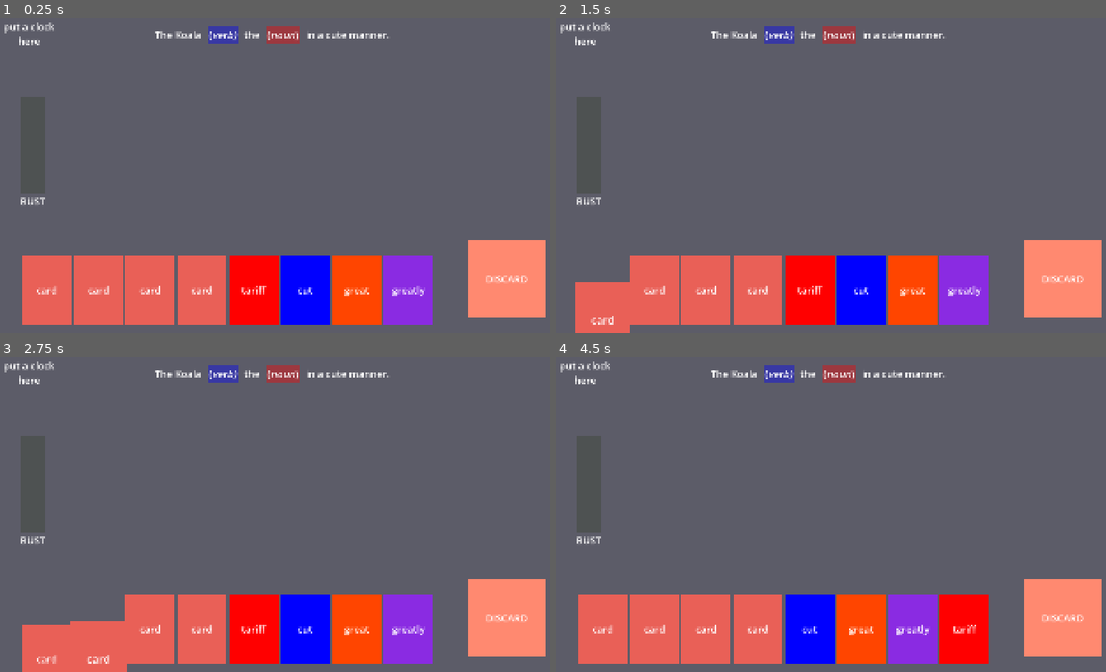
Above: before the commit, frames 1-4 (two rows, left to right).
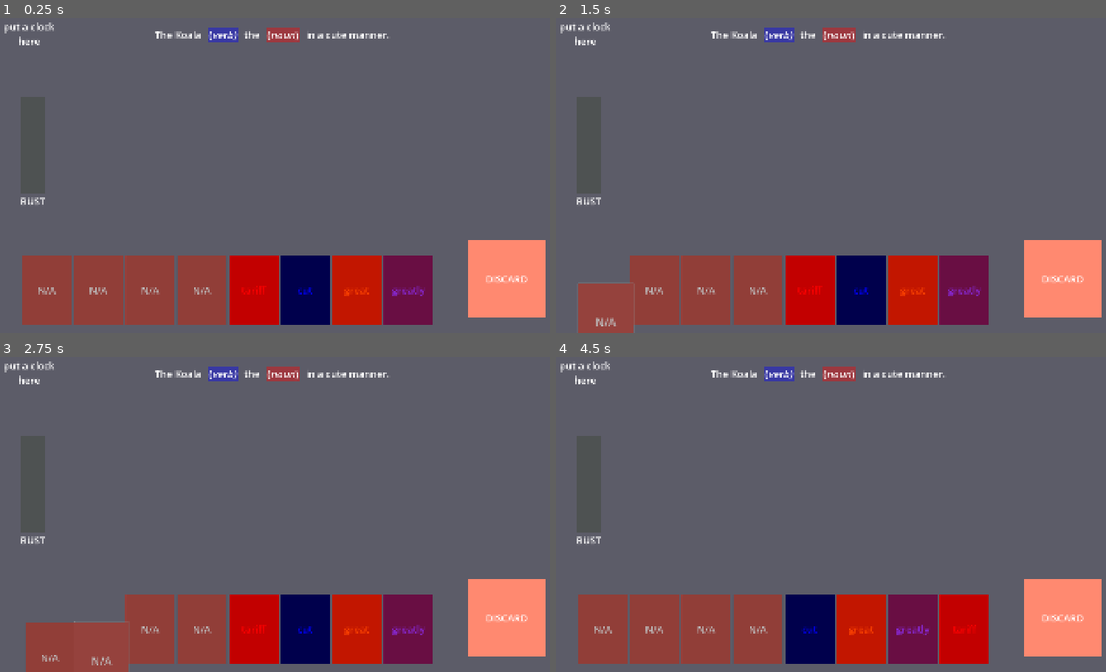
Above: after the commit, the same moments.

Repository: my-koala/PhilBuster
Game: Godot game, scene res://assets/main.tscn
Two runs of this game, one before a commit and one after it. Both use one fixed random seed, a clock stepped at 60 frames per second and the inputs below.
Inputs (mouse positions are in pixels of both pictures, inside the frame that each line leads up to):
- Up to frame 1 (0.25 s): no input
- Up to frame 2 (1.5 s): click (776, 33) at 0.52 s; click (600, 288) at 1.25 s, where only the run after the commit has a clickable "N/A"
- Up to frame 3 (2.75 s): click (99, 627) at 2 s, where only the run after the commit has a clickable "N/A"
- Up to frame 4 (4.5 s): click (704, 627) at 2.75 s, where only the run after the commit has a clickable "N/A"; click (759, 627) at 3.5 s, where only the run after the commit has a clickable "N/A"; click (809, 627) at 4.25 s, where only the run after the commit has a clickable "tariff"

The runs differ from the first frame. In frame 1, 16% of the frame differs, in the area x 4-79%, y 2-98%; in frame 2, 16%; in frame 3, 15%; in frame 4, 16%.

Commit message:
Added basic dragging

Diff:
--- a/assets/card/card_instance.tscn
+++ b/assets/card/card_instance.tscn
@@ -1,38 +1,33 @@
-[gd_scene load_steps=3 format=3 uid="uid://d4n0r7gnn28om"]
+[gd_scene load_steps=2 format=3 uid="uid://d4n0r7gnn28om"]
 
 [ext_resource type="Script" uid="uid://lur78koemyo2" path="res://scripts/card/card_instance.gd" id="1_40wyd"]
-[ext_resource type="Script" uid="uid://cebqx0s1w7d4x" path="res://scripts/drag/drag_grabber.gd" id="1_ud434"]
 
-[node name="card_instance" type="Control"]
+[node name="card_instance" type="Button"]
 physics_interpolation_mode = 1
+self_modulate = Color(1, 1, 1, 0.309804)
 custom_minimum_size = Vector2(160, 224)
-layout_mode = 3
-anchors_preset = 0
 offset_left = -80.0
 offset_top = -112.0
 offset_right = 80.0
 offset_bottom = 112.0
-pivot_offset = Vector2(80, 112)
+pivot_offset = Vector2(80, 24)
+action_mode = 0
+keep_pressed_outside = true
 script = ExtResource("1_40wyd")
 
 [node name="color_rect" type="ColorRect" parent="."]
 unique_name_in_owner = true
-custom_minimum_size = Vector2(160, 224)
+show_behind_parent = true
 layout_mode = 1
-anchors_preset = 8
-anchor_left = 0.5
-anchor_top = 0.5
-anchor_right = 0.5
-anchor_bottom = 0.5
-offset_left = -80.0
-offset_top = -112.0
-offset_right = 80.0
-offset_bottom = 112.0
+anchors_preset = 15
+anchor_right = 1.0
+anchor_bottom = 1.0
 grow_horizontal = 2
 grow_vertical = 2
+mouse_filter = 2
 color = Color(0.911851, 0.375096, 0.342316, 1)
 
-[node name="label" type="Label" parent="color_rect"]
+[node name="label" type="Label" parent="."]
 unique_name_in_owner = true
 layout_mode = 2
 offset_left = 46.0
@@ -44,15 +39,3 @@
 text = "card"
 horizontal_alignment = 1
 vertical_alignment = 1
-
-[node name="drag_grabber" type="Control" parent="."]
-unique_name_in_owner = true
-layout_mode = 1
-anchors_preset = 15
-anchor_right = 1.0
-anchor_bottom = 1.0
-grow_horizontal = 2
-grow_vertical = 2
-pivot_offset = Vector2(80, 16)
-script = ExtResource("1_ud434")
-metadata/_custom_type_script = "uid://cebqx0s1w7d4x"
--- a/assets/drag/drag_dropper.tscn
+++ b/assets/drag/drag_dropper.tscn
@@ -10,7 +10,6 @@
 grow_horizontal = 2
 grow_vertical = 2
 script = ExtResource("1_fdoqd")
-enabled = null
 
 [node name="color_rect_dim" type="ColorRect" parent="."]
 visible = false
--- a/assets/main.tscn
+++ b/assets/main.tscn
@@ -1,18 +1,19 @@
-[gd_scene load_steps=7 format=3 uid="uid://cdyp8mpw52ws3"]
+[gd_scene load_steps=8 format=3 uid="uid://cdyp8mpw52ws3"]
 
 [ext_resource type="Script" uid="uid://crsfhee7ojlr5" path="res://scripts/session.gd" id="1_836ik"]
 [ext_resource type="PackedScene" uid="uid://cd4a04syaq7r7" path="res://assets/sentence_container/sentence_container.tscn" id="1_db5cl"]
-[ext_resource type="Script" uid="uid://bjvyiulweseaw" path="res://scripts/card/card_library.gd" id="1_ujfqy"]
+[ext_resource type="Script" path="res://scripts/card/card_library.gd" id="1_ujfqy"]
 [ext_resource type="PackedScene" uid="uid://d4n0r7gnn28om" path="res://assets/card/card_instance.tscn" id="2_06ig3"]
 [ext_resource type="Script" uid="uid://l3hpmq8srq2a" path="res://scripts/hand_container/hand_container.gd" id="3_j2eim"]
 [ext_resource type="PackedScene" uid="uid://bjh0uxpfofbd1" path="res://assets/bust_meter/bust_meter.tscn" id="5_j2eim"]
+[ext_resource type="PackedScene" uid="uid://dskiemvv8csjm" path="res://scripts/highlight/highlight.tscn" id="6_ujfqy"]
 
 [node name="main" type="Node"]
 
 [node name="card_library" type="Node" parent="."]
 script = ExtResource("1_ujfqy")
 base_card_path = "res://assets/card"
-metadata/_custom_type_script = ExtResource("1_ujfqy")
+metadata/_custom_type_script = "uid://bjvyiulweseaw"
 
 [node name="session" type="Control" parent="."]
 layout_mode = 3
@@ -109,6 +110,14 @@
 horizontal_alignment = 1
 vertical_alignment = 1
 
+[node name="highlight" parent="session/discard" instance=ExtResource("6_ujfqy")]
+layout_mode = 0
+anchors_preset = 0
+anchor_right = 0.0
+anchor_bottom = 0.0
+grow_horizontal = 1
+grow_vertical = 1
+
 [node name="drag_overlay" type="ColorRect" parent="session"]
 unique_name_in_owner = true
 layout_mode = 1
--- a/assets/sentence_container/sentence_container_field.tscn
+++ b/assets/sentence_container/sentence_container_field.tscn
@@ -1,6 +1,9 @@
-[gd_scene load_steps=3 format=3 uid="uid://bxoep4mh56aj8"]
+[gd_scene load_steps=5 format=3 uid="uid://bxoep4mh56aj8"]
 
 [ext_resource type="Script" uid="uid://biqs5na3rw42k" path="res://scripts/sentence_container/sentence_container_field.gd" id="1_y5l5o"]
+[ext_resource type="PackedScene" uid="uid://dskiemvv8csjm" path="res://scripts/highlight/highlight.tscn" id="2_tjf6p"]
+
+[sub_resource type="StyleBoxEmpty" id="StyleBoxEmpty_tjf6p"]
 
 [sub_resource type="StyleBoxFlat" id="StyleBoxFlat_tjf6p"]
 content_margin_left = 4.0
@@ -9,23 +12,27 @@
 content_margin_bottom = 4.0
 bg_color = Color(0.899258, 0.899258, 0.899258, 1)
 
-[node name="sentence_container_field" type="CenterContainer"]
-offset_right = 40.0
-offset_bottom = 40.0
+[node name="sentence_container_field" type="PanelContainer"]
+offset_right = 132.0
+offset_bottom = 48.0
+theme_override_styles/panel = SubResource("StyleBoxEmpty_tjf6p")
 script = ExtResource("1_y5l5o")
 
 [node name="h_box_container" type="HBoxContainer" parent="."]
 layout_mode = 2
+mouse_filter = 2
 
 [node name="padding_left" type="Control" parent="h_box_container"]
 custom_minimum_size = Vector2(8, 0)
 layout_mode = 2
+mouse_filter = 2
 
 [node name="rich_text_label" type="RichTextLabel" parent="h_box_container"]
 unique_name_in_owner = true
 clip_contents = false
 custom_minimum_size = Vector2(32, 48)
 layout_mode = 2
+mouse_filter = 2
 mouse_default_cursor_shape = 2
 bbcode_enabled = true
 text = "([i]noun[/i])"
@@ -44,41 +51,40 @@
 anchor_right = 1.0
 anchor_bottom = 1.0
 offset_left = -4.0
-offset_top = -4.0
 offset_right = 4.0
-offset_bottom = 4.0
 grow_horizontal = 2
 grow_vertical = 2
+mouse_filter = 2
 color = Color(1, 0, 0, 1)
 
-[node name="pickable" type="Control" parent="h_box_container/rich_text_label"]
-unique_name_in_owner = true
-layout_mode = 1
-anchors_preset = 15
-anchor_right = 1.0
-anchor_bottom = 1.0
-grow_horizontal = 2
-grow_vertical = 2
-
-[node name="padding_right" type="Control" parent="h_box_container"]
-custom_minimum_size = Vector2(8, 0)
-layout_mode = 2
-
-[node name="control" type="Control" parent="."]
-visible = false
-layout_mode = 2
-
-[node name="preview" type="PanelContainer" parent="control"]
+[node name="preview" type="PanelContainer" parent="h_box_container/rich_text_label"]
 unique_name_in_owner = true
 layout_mode = 1
 anchors_preset = 5
 anchor_left = 0.5
 anchor_right = 0.5
 offset_left = -84.0
-offset_top = 40.0
+offset_top = 64.0
 offset_right = 84.0
-offset_bottom = 272.0
+offset_bottom = 296.0
 grow_horizontal = 2
 scale = Vector2(0.75, 0.75)
 pivot_offset = Vector2(84, 0)
+mouse_filter = 2
 theme_override_styles/panel = SubResource("StyleBoxFlat_tjf6p")
+
+[node name="padding_right" type="Control" parent="h_box_container"]
+custom_minimum_size = Vector2(8, 0)
+layout_mode = 2
+mouse_filter = 2
+
+[node name="highlight" parent="." instance=ExtResource("2_tjf6p")]
+unique_name_in_owner = true
+layout_mode = 2
+
+[node name="button" type="Button" parent="."]
+unique_name_in_owner = true
+layout_mode = 2
+mouse_default_cursor_shape = 2
+action_mode = 0
+flat = true
--- a/scripts/card/card_instance.gd
+++ b/scripts/card/card_instance.gd
@@ -1,6 +1,9 @@
 @tool
-extends Control
+extends Button
 class_name CardInstance
+
+signal drag_started()
+signal drag_stopped()
 
 # TODO: Texture swap based on card type.
 # TODO: Animations on select, mouse hover, deselect.
@@ -17,13 +20,15 @@
 var _label: Label = %label as Label
 @onready
 var _color_rect: ColorRect = %color_rect as ColorRect
-@onready
-var _drag_grabber: DragGrabber = %drag_grabber as DragGrabber
 
-var _dirty: bool = false
+var _dirty: bool = true
 
-func get_drag_grabber() -> DragGrabber:
-	return _drag_grabber
+var _drag: bool = false
+
+func start_drag() -> void:
+	if !_drag:
+		_drag = true
+		drag_started.emit()
 
 func _ready() -> void:
 	if Engine.is_editor_hint():
@@ -35,32 +40,52 @@
 		_label.text = card_info.word
 
 		if card_info is CardInfoBasicNoun:
-			_color_rect.color = Color.RED
+			modulate = Color.RED
 		elif card_info is CardInfoBasicVerb:
-			_color_rect.color = Color.BLUE
+			modulate = Color.BLUE
 		elif card_info is CardInfoModifierAdjective:
-			_color_rect.color = Color.ORANGE_RED
+			modulate = Color.ORANGE_RED
 		elif card_info is CardInfoModifierAdverb:
-			_color_rect.color = Color.BLUE_VIOLET
+			modulate = Color.BLUE_VIOLET
 	else:
 		_label.text = "N/A"
-		_color_rect.color = Color.GRAY
+		modulate = Color.GRAY
 
 func _physics_process(delta: float) -> void:
 	if Engine.is_editor_hint():
 		return
 
-	if _drag_grabber.is_grabbed():
-		global_position = _drag_grabber.get_grab_position()
+	var mouse_pressed: bool = Input.is_mouse_button_pressed(MOUSE_BUTTON_LEFT)
+
+	if disabled || !mouse_pressed:
+		if _drag:
+			_drag = false
+			drag_stopped.emit()
+	elif button_pressed:
+		if !_drag:
+			_drag = true
+			drag_started.emit()
+
+	if disabled:
+		mouse_default_cursor_shape = Control.CURSOR_ARROW
+	else:
+		mouse_default_cursor_shape = Control.CURSOR_POINTING_HAND
+
+	if is_hovered():
+		pass
 	else:
 		pass
 
-	if _drag_grabber.is_grabbed() || _drag_grabber.is_hovered():
+	if _drag || is_hovered():
 		scale = Vector2(1.125, 1.125)
 		z_index = 1
 	else:
 		scale = Vector2(1.0, 1.0)
 		z_index = 0
+
+	if _drag:
+		global_position = get_global_mouse_position() - pivot_offset
+
 
 func _process(delta: float) -> void:
 	if Engine.is_editor_hint():
@@ -69,8 +94,3 @@
 	if _dirty:
 		_update_display()
 		_dirty = false
-
-	if _drag_grabber.is_grabbed():
-		pass
-	else:
-		pass
--- a/scripts/drag/drag_dropper.gd
+++ b/scripts/drag/drag_dropper.gd
@@ -22,10 +22,22 @@
 var _hover: bool = false
 var _press: bool = false
 
+func highlight() -> void:
+	pass
+
+func unhighlight() -> void:
+	pass
+
+func dim() -> void:
+	pass
+
+func undim() -> void:
+	pass
+
 func _ready() -> void:
 	if Engine.is_editor_hint():
 		return
-	Button
+
 	mouse_entered.connect(func() -> void: _input_mouse_hovered = true)
 	mouse_exited.connect(func() -> void: _input_mouse_hovered = false)
 
--- /dev/null
+++ b/scripts/highlight/highlight.gd
@@ -0,0 +1,15 @@
+@tool
+extends ColorRect
+class_name Highlight
+
+# TODO:
+# marching ants shader
+
+@export
+var enabled: bool = false
+
+func _process(delta: float) -> void:
+	if enabled:
+		color = Color(1.0, 1.0, 1.0, 0.1)
+	else:
+		color = Color(0.0, 0.0, 0.0, 0.0)
--- /dev/null
+++ b/scripts/highlight/highlight.tscn
@@ -0,0 +1,13 @@
+[gd_scene load_steps=2 format=3 uid="uid://dskiemvv8csjm"]
+
+[ext_resource type="Script" uid="uid://dm80ct2lvft18" path="res://scripts/highlight/highlight.gd" id="1_i0c5v"]
+
+[node name="highlight" type="ColorRect"]
+anchors_preset = 15
+anchor_right = 1.0
+anchor_bottom = 1.0
+grow_horizontal = 2
+grow_vertical = 2
+mouse_filter = 2
+color = Color(0, 0, 0, 0)
+script = ExtResource("1_i0c5v")
--- a/scripts/sentence_container/sentence_container.gd
+++ b/scripts/sentence_container/sentence_container.gd
@@ -3,6 +3,8 @@
 class_name SentenceContainer
 
 const FIELD_SCENE: PackedScene = preload("res://assets/sentence_container/sentence_container_field.tscn")
+
+signal field_press_started(field: SentenceContainerField)
 
 @onready
 var _flow_container: FlowContainer = %flow_container as FlowContainer
@@ -52,6 +54,9 @@
 			if word_type == "n":
 				var field_instance: SentenceContainerField = FIELD_SCENE.instantiate() as SentenceContainerField
 				field_instance.card_type = SentenceContainerField.CardType.NOUN
+				field_instance.press_started.connect(field_press_started.emit.bind(field_instance))
+				field_instance.hover_started.connect(_on_field_hover_started.bind(field_instance))
+				field_instance.hover_stopped.connect(_on_field_hover_stopped.bind(field_instance))
 				field_instance.card_instance_added.connect(_on_field_card_instance_added.bind(field_instance))
 				field_instance.card_instance_removed.connect(_on_field_card_instance_removed.bind(field_instance))
 				_field_instance_basics.append(field_instance)
@@ -61,6 +66,9 @@
 			if word_type == "v":
 				var field_instance: SentenceContainerField = FIELD_SCENE.instantiate() as SentenceContainerField
 				field_instance.card_type = SentenceContainerField.CardType.VERB
+				field_instance.press_started.connect(field_press_started.emit.bind(field_instance))
+				field_instance.hover_started.connect(_on_field_hover_started.bind(field_instance))
+				field_instance.hover_stopped.connect(_on_field_hover_stopped.bind(field_instance))
 				field_instance.card_instance_added.connect(_on_field_card_instance_added.bind(field_instance))
 				field_instance.card_instance_removed.connect(_on_field_card_instance_removed.bind(field_instance))
 				_field_instance_basics.append(field_instance)
@@ -84,20 +92,28 @@
 			if card_instance.card_info is CardInfoModifierAdjective:
 				var field_instance: SentenceContainerField = FIELD_SCENE.instantiate() as SentenceContainerField
 				field_instance.card_type = SentenceContainerField.CardType.ADJECTIVE
+				field_instance.press_started.connect(field_press_started.emit.bind(field_instance))
+				field_instance.hover_started.connect(_on_field_hover_started.bind(field_instance))
+				field_instance.hover_stopped.connect(_on_field_hover_stopped.bind(field_instance))
 				field_instance.card_instance_added.connect(_on_field_card_instance_added.bind(field_instance))
 				field_instance.card_instance_removed.connect(_on_field_card_instance_removed.bind(field_instance))
 				_flow_container.add_child(field_instance)
 				_flow_container.move_child(field_instance, field.get_index())
+				field_instance.add_card_instance(card_instance)
 				_field_instance_modifiers[field] = field_instance
 				return true
 		SentenceContainerField.CardType.VERB:
 			if card_instance.card_info is CardInfoModifierAdverb:
 				var field_instance: SentenceContainerField = FIELD_SCENE.instantiate() as SentenceContainerField
 				field_instance.card_type = SentenceContainerField.CardType.ADVERB
+				field_instance.press_started.connect(field_press_started.emit.bind(field_instance))
+				field_instance.hover_started.connect(_on_field_hover_started.bind(field_instance))
+				field_instance.hover_stopped.connect(_on_field_hover_stopped.bind(field_instance))
 				field_instance.card_instance_added.connect(_on_field_card_instance_added.bind(field_instance))
 				field_instance.card_instance_removed.connect(_on_field_card_instance_removed.bind(field_instance))
 				_flow_container.add_child(field_instance)
 				_flow_container.move_child(field_instance, field.get_index())
+				field_instance.add_card_instance(card_instance)
 				_field_instance_modifiers[field] = field_instance
 				return true
 
@@ -110,5 +126,17 @@
 	match field.card_type:
 		SentenceContainerField.CardType.ADJECTIVE, SentenceContainerField.CardType.ADVERB:
 			# Free card instance.
-			_flow_container.remove_child(card_instance)
-			card_instance.queue_free()
+			_flow_container.remove_child(field)
+			field.queue_free()
+
+var _field_focus: SentenceContainerField = null
+
+func get_focused_field() -> SentenceContainerField:
+	return _field_focus
+
+func _on_field_hover_started(field: SentenceContainerField) -> void:
+	_field_focus = field
+
+func _on_field_hover_stopped(field: SentenceContainerField) -> void:
+	if _field_focus == field:
+		_field_focus = null
--- a/scripts/sentence_container/sentence_container_field.gd
+++ b/scripts/sentence_container/sentence_container_field.gd
@@ -2,8 +2,13 @@
 extends Control
 class_name SentenceContainerField
 
-signal selected()
+# NOTE:
+# can't use mouse_entered/exited for hover detection (since card is dragging over)
 
+signal press_started()
+signal press_stopped()
+signal hover_started()
+signal hover_stopped()
 signal card_instance_added(card_instance: CardInstance)
 signal card_instance_removed(card_instance: CardInstance)
 
@@ -30,17 +35,25 @@
 @onready
 var _color_rect: ColorRect = %color_rect as ColorRect
 @onready
-var _pickable: Control = %pickable as Control
-@onready
 var _rich_text_label: RichTextLabel = %rich_text_label as RichTextLabel
 @onready
 var _preview: Control = %preview as Control
+@onready
+var _highlight: Highlight = %highlight as Highlight
+@onready
+var _button: Button = %button as Button
 
 var _dirty: bool = false
 
 var _card_instance: CardInstance = null
 
-var _input_mouse_hovered: bool = false
+var _hover: bool = false
+
+var _input_mouse_hover: bool = false
+var _input_mouse_hover_unblocked: bool = false
+
+func get_highlight() -> Highlight:
+	return _highlight
 
 func check_card_type(card_instance: CardInstance) -> bool:
 	if !is_instance_valid(card_instance):
@@ -88,6 +101,14 @@
 	_card_instance = card_instance
 	_dirty = true
 
+	var parent: Node = _card_instance.get_parent()
+	var pos: Vector2 = _card_instance.global_position
+	if is_instance_valid(parent):
+		parent.remove_child(_card_instance)
+	_preview.add_child(_card_instance)
+	_card_instance.position = Vector2.ZERO
+	_card_instance.reset_physics_interpolation()
+
 	card_instance_added.emit(card_instance)
 	return true
 
@@ -95,13 +116,15 @@
 	return _card_instance
 
 func has_card_instance() -> bool:
-	return !is_instance_valid(_card_instance)
+	return is_instance_valid(_card_instance)
 
 func remove_card_instance() -> bool:
 	if !is_instance_valid(_card_instance):
 		return false
 
 	var card_instance: CardInstance = _card_instance
+
+	_preview.remove_child(_card_instance)
 
 	_card_instance = null
 	_dirty = true
@@ -113,17 +136,34 @@
 	if Engine.is_editor_hint():
 		return
 
-	_pickable.mouse_entered.connect(func() -> void: _input_mouse_hovered = true)
-	_pickable.mouse_exited.connect(func() -> void: _input_mouse_hovered = false)
+	_preview.visible = false
+	_button.pressed.connect(press_started.emit)
+	_button.mouse_entered.connect(func() -> void: _input_mouse_hover_unblocked = true)
+	_button.mouse_exited.connect(func() -> void: _input_mouse_hover_unblocked = false)
 
 func _input(event: InputEvent) -> void:
 	if Engine.is_editor_hint():
 		return
 
-	if _input_mouse_hovered:
-		get_viewport().set_input_as_handled()
-		if Input.is_mouse_button_pressed(MOUSE_BUTTON_LEFT):
-			selected.emit()
+	_input_mouse_hover = get_global_rect().has_point(get_global_mouse_position())
+
+func _physics_process(delta: float) -> void:
+	if Engine.is_editor_hint():
+		return
+
+	if _input_mouse_hover:
+		if !_hover:
+			_hover = true
+			hover_started.emit()
+	else:
+		if _hover:
+			_hover = false
+			hover_stopped.emit()
+
+	if _input_mouse_hover_unblocked && has_card_instance():
+		_preview.visible = true
+	else:
+		_preview.visible = false
 
 func _process(delta: float) -> void:
 	if !_dirty:
--- a/scripts/session.gd
+++ b/scripts/session.gd
@@ -22,6 +22,8 @@
 	if Engine.is_editor_hint():
 		return
 
+	_sentence_container.field_press_started.connect(_on_sentence_container_field_press_started)
+
 	var card_infos: Array[CardInfo] = [
 		load("res://assets/card/info/basic/noun/tariff.tres") as CardInfo,
 		load("res://assets/card/info/basic/verb/cut.tres") as CardInfo,
@@ -33,8 +35,8 @@
 		var card_instance: CardInstance = CARD_INSTANCE_SCENE.instantiate() as CardInstance
 		_hand_container.add_child(card_instance)
 		card_instance.card_info = card_info
-		card_instance.get_drag_grabber().grab_started.connect(_on_card_instance_drag_grabber_started.bind(card_instance))
-		card_instance.get_drag_grabber().grab_stopped.connect(_on_card_instance_drag_grabber_stopped.bind(card_instance))
+		card_instance.drag_started.connect(_on_card_instance_drag_started.bind(card_instance))
+		card_instance.drag_stopped.connect(_on_card_instance_drag_stopped.bind(card_instance))
 		_hand_basic_card_instances.append(card_instance)
 
 	_sentence_container.clear_sentence()
@@ -45,7 +47,14 @@
 
 var _card_instance_drag: CardInstance = null
 
-func _on_card_instance_drag_grabber_started(card_instance: CardInstance) -> void:
+func _on_sentence_container_field_press_started(sentence_container_field: SentenceContainerField) -> void:
+	assert(!is_instance_valid(_card_instance_drag))
+	if sentence_container_field.has_card_instance():
+		var card_instance: CardInstance = sentence_container_field.get_card_instance()
+		sentence_container_field.remove_card_instance()
+		card_instance.start_drag()
+
+func _on_card_instance_drag_started(card_instance: CardInstance) -> void:
 	assert(!is_instance_valid(_card_instance_drag))
 
 	_card_instance_drag = card_instance
@@ -53,7 +62,11 @@
 	_drag_overlay.visible = true
 	_drag_overlay.mouse_filter = Control.MOUSE_FILTER_STOP
 
-	card_instance.reparent(_drag)
+	var parent: Node = card_instance.get_parent()
+	if is_instance_valid(parent):
+		parent.remove_child(card_instance)
+	_drag.add_child(card_instance)
+	card_instance.global_position = card_instance.get_global_mouse_position()
 	card_instance.reset_physics_interpolation()
 
 	for sentence_container_field: SentenceContainerField in _sentence_container.get_fields():
@@ -62,7 +75,7 @@
 		else:
 			pass# Dim field.
 
-func _on_card_instance_drag_grabber_stopped(card_instance: CardInstance) -> void:
+func _on_card_instance_drag_stopped(card_instance: CardInstance) -> void:
 	assert(is_instance_valid(_card_instance_drag))
 	assert(_card_instance_drag == card_instance)
 
@@ -77,5 +90,14 @@
 	# TODO:
 	# check for field that's hovered, and try add.
 	# if fail, fallback to hand container
-	card_instance.reparent(_hand_container)
-	card_instance.reset_physics_interpolation()
+	var success: bool = false
+	var sentence_container_field: SentenceContainerField = _sentence_container.get_focused_field()
+	if is_instance_valid(sentence_container_field):
+		if sentence_container_field.add_card_instance(card_instance):
+			success = true
+		elif _sentence_container.add_field_modifier(sentence_container_field, card_instance):
+			success = true
+
+	if !success:
+		card_instance.reparent(_hand_container)
+		card_instance.reset_physics_interpolation()
Not shown, added: scripts/highlight/highlight.gd.uid
